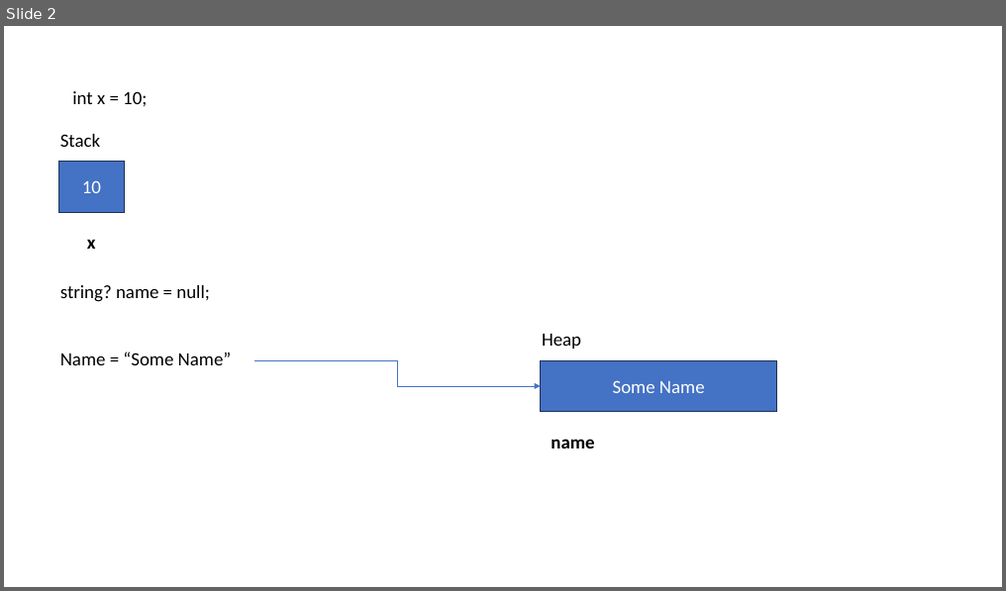
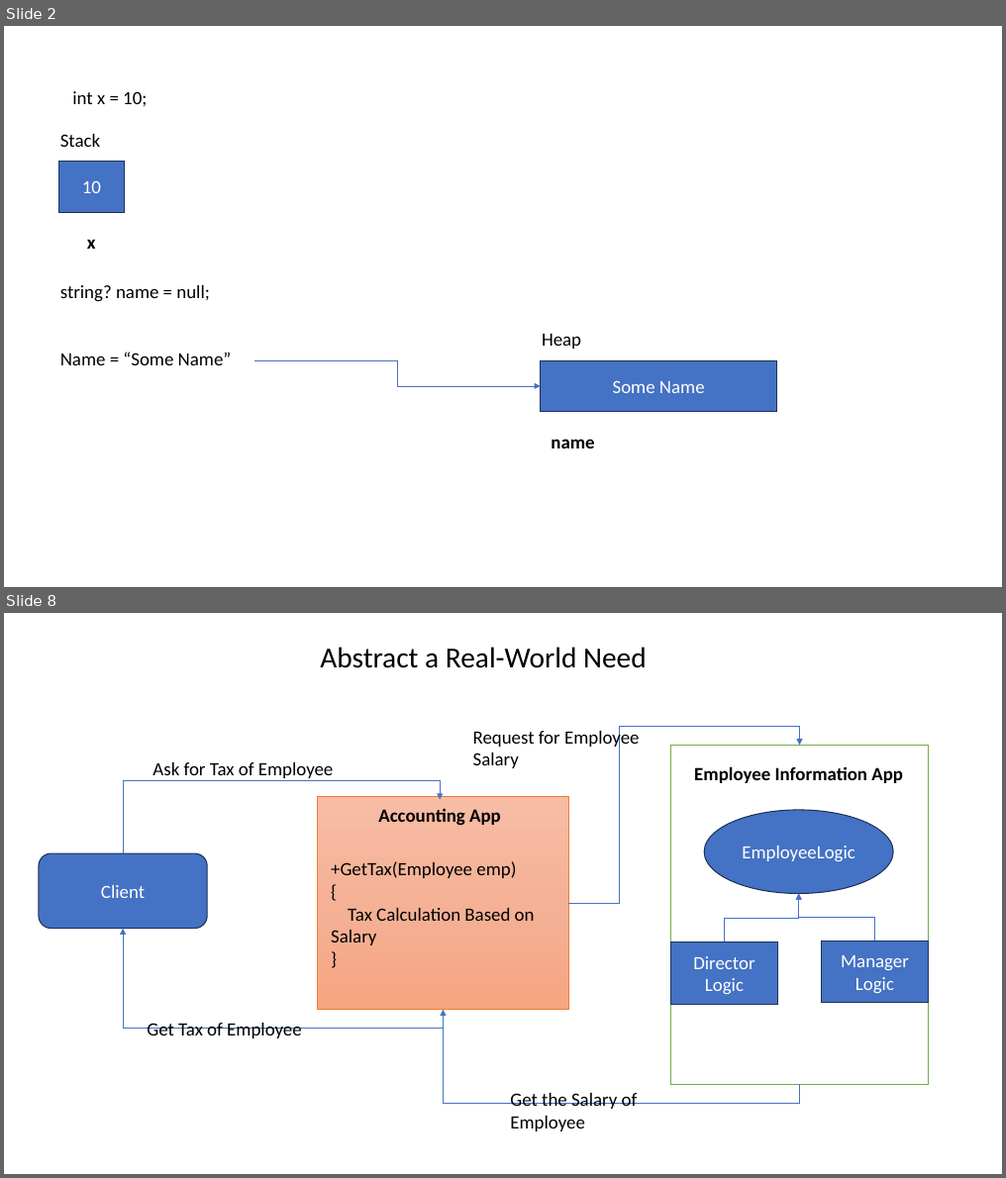
Before and after one commit to maheshsabnis/capita_sept_2023_Oct, a slide deck: Images.pptx. Shown one above the other, each under a label of ours: slide 2 before the commit, slides 2 and 8 after it; the slides between them are not shown. The pictures are 1006x591 and 1006x1178 pixels, drawn with LibreOffice and Linux fonts; fonts in the diff are those of the drawing. Boxes give left, top, right and bottom in pixels: in the first picture for what was removed or moved away, otherwise in the second. Text is boxed around its words. In the diff, an @@ line names an element or a change of style, - is before the commit and + after.

```diff
--- a/Images.pptx
+++ b/Images.pptx
@@ slide 8 added at (x1=4, y1=613, x2=1002, y2=1174), background #FFFFFF @@
@@ text added at (x1=320, y1=647, x2=647, y2=668), 28 pt, text #000000 @@
+Abstract a Real-World Need
@@ text added at (x1=473, y1=728, x2=640, y2=768), 18 pt, text #000000 @@
+Request for Employee Salary
@@ elbow arrow added from (568, 903) to (800, 745), #4472C4 0.5 pt @@
@@ rectangle added at (x1=670, y1=745, x2=929, y2=1084), fill #FFFFFF, outline #70AD47 1 pt @@
@@ elbow arrow added from (123, 854) to (440, 799), #4472C4 0.5 pt @@
@@ text added at (x1=152, y1=762, x2=334, y2=778), 18 pt, text #000000 @@
+Ask for Tax of Employee
@@ text added at (x1=694, y1=766, x2=903, y2=783), 18 pt, text #000000, bold @@
+Employee Information App
@@ rectangle added at (x1=318, y1=796, x2=568, y2=1010), fill gradient #F7BDA5 to #F5B196 to #F8A582, outline #ED7D31 0.5 pt @@
@@ text added at (x1=378, y1=808, x2=501, y2=826), 18 pt, text #000000, bold @@
+Accounting App
@@ ellipse added at (x1=704, y1=810, x2=893, y2=894), fill #4472C4, outline #1E3256 1 pt, 18 pt, text #FFFFFF @@
+EmployeeLogic
@@ rounded rectangle added at (x1=39, y1=854, x2=207, y2=929), fill #4472C4, outline #1E3256 1 pt, 18 pt, text #FFFFFF @@
+Client
@@ text added at (x1=331, y1=861, x2=535, y2=946), 18 pt, text #000000 @@
++GetTax(Employee emp)
+{
+Tax Calculation Based on Salary
+}
@@ elbow arrow added from (724, 943) to (799, 894), #4472C4 0.5 pt @@
@@ elbow arrow added from (874, 941) to (799, 894), #4472C4 0.5 pt @@
@@ elbow arrow added from (444, 1010) to (123, 929), #4472C4 0.5 pt @@
@@ rectangle added at (x1=670, y1=943, x2=778, y2=1004), fill #4472C4, outline #1E3256 1 pt, 18 pt, text #FFFFFF @@
+Director
+Logic
@@ rectangle added at (x1=821, y1=941, x2=929, y2=1003), fill #4472C4, outline #1E3256 1 pt, 18 pt, text #FFFFFF @@
+Manager
+Logic
@@ text added at (x1=147, y1=1023, x2=302, y2=1039), 18 pt, text #000000 @@
+Get Tax of Employee
@@ elbow arrow added from (800, 1084) to (444, 1010), #4472C4 0.5 pt @@
@@ text added at (x1=510, y1=1093, x2=638, y2=1132), 18 pt, text #000000 @@
+Get the Salary of Employee
```
Also in this commit, not shown: 5 other slides added, 17 other files.
